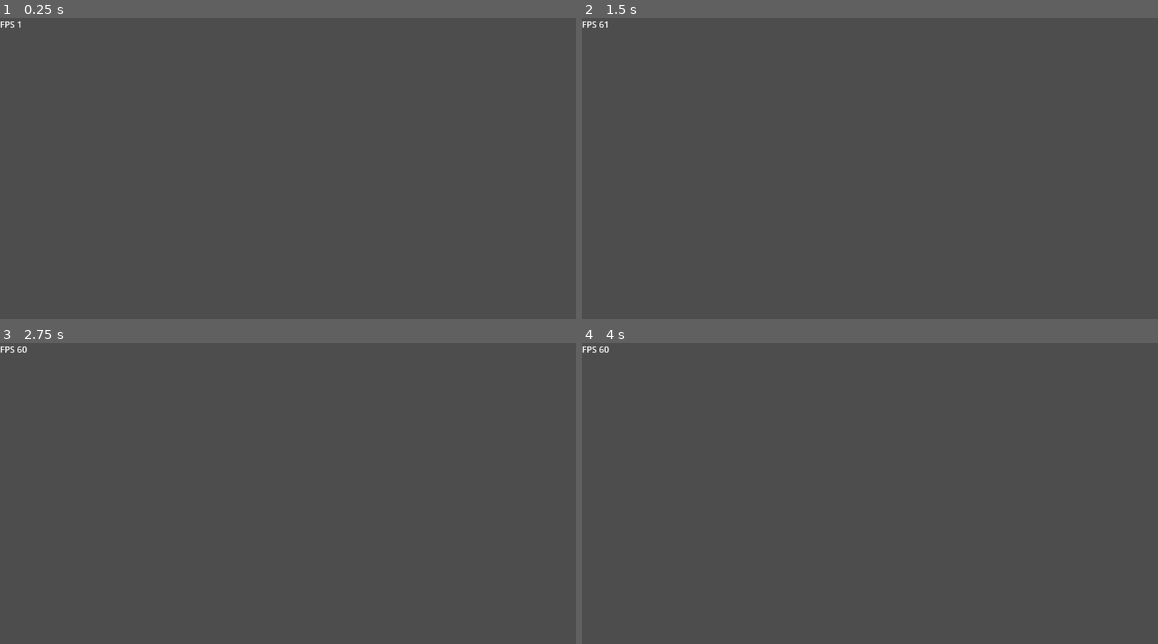
Above: before the commit, frames 1-4 (two rows, left to right).
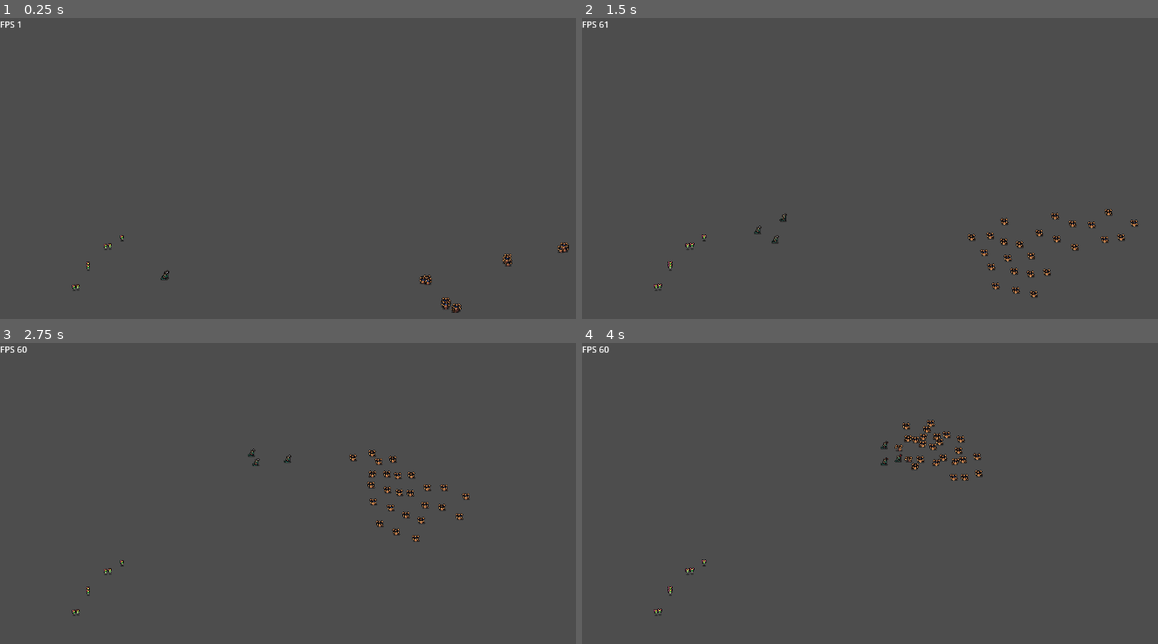
Above: after the commit, the same moments.

Repository: Snayff/nqp3
Game: Godot game, scene res://scenes/stages/combat/stage_combat.tscn
The game is run twice, just before and just after one commit, with the same random seed, the same clock (stepped at 60 frames per second) and the same inputs.
Inputs:
- Up to frame 1 (0.25 s): no input
- Up to frame 2 (1.5 s): tap Enter at 0.5 s; hold D (move_right) 0.53-1.28 s; hold S (move_down) from 1.28 s (still down)
- Up to frame 3 (2.75 s): release S (move_down) at 2.03 s; hold D (move_right) from 2.03 s (still down)
- Up to frame 4 (4 s): release D (move_right) at 2.78 s; hold W (move_up) 2.78-3.53 s; hold A (move_left) from 3.53 s (still down)

The runs differ from the first frame. In frame 1, 0.4% of the frame differs, in the area x 12-99%, y 72-98%; in frame 2, 0.8%, in the area x 12-97%, y 63-93%; in frame 3, 0.8%; in frame 4, 0.8%.
Error before the commit: Parse Error: Too few arguments for "add_state()" call. Expected at least 2 but received 1. (res://scripts/components/state_machine.gd:22)

Commit message:
fix error messages on editor

Diff:
--- a/scenes/entities/actor/actor.gd
+++ b/scenes/entities/actor/actor.gd
@@ -48,7 +48,7 @@
 ## active status effects
 var status_effects : ActorStatusEffects
 ## state machine that controls current state
-var state : StateMachine
+var state_machine : StateMachine
 
 ######### FUNCTIONAL ATTRIBUTES ###############
 
--- a/scripts/components/state_machine.gd
+++ b/scripts/components/state_machine.gd
@@ -6,26 +6,25 @@
 var uid : int
 var current_state : BaseState:  ## can return null if no current state
 	get:
-		if _current_state_name:
-			if _current_state_name in _states:
-				return _states[_current_state_name]
+		if _current_state_name in _states:
+			return _states[_current_state_name]
 		return null
 	set(_value):
-		print("Tried to set current state manually. Not allowed.")
-var _current_state_name : Constants.ActorState
+		push_error("Tried to set current state manually. Not allowed.")
+var _current_state_name := Constants.ActorState.IDLING
 var _states : Dictionary = {}   ## {Constants.ActorState, BaseState}
 
-func _init(states: Array[Constants.ActorState]) -> void:
+
+func _init(actor: Actor, states: Array[Constants.ActorState]) -> void:
 	uid = Utility.generate_id()
 
 	for state_name in states:
-		var _state = Factory.add_state(state_name)
+		var _state = Factory.add_state(actor, state_name)
 		add_child(_state)
 		_states[state_name] = _state
 
-		# if we dont have a current state, use this one
-		if not _current_state_name:
-			_current_state_name = state_name
+	if not _current_state_name in states:
+		_current_state_name = states[0]
 
 func change_state(state_name: Constants.ActorState) -> void:
 	if state_name in _states:
--- a/scripts/globals/factory.gd
+++ b/scripts/globals/factory.gd
@@ -65,9 +65,9 @@
 	instance.status_effects.set_name("StatusEffects")
 	instance.add_child(instance.status_effects)
 
-	instance.state = _create_actor_state_machine()
-	instance.state.set_name("StateMachine")
-	instance.add_child(instance.state)
+	instance.state_machine = _create_actor_state_machine(instance)
+	instance.state_machine.set_name("StateMachine")
+	instance.add_child(instance.state_machine)
 
 	instance = _add_actor_actions(instance, unit_data)
 
@@ -217,7 +217,7 @@
 	return cast_timer
 
 
-func _create_actor_state_machine() -> StateMachine:
+func _create_actor_state_machine(actor: Actor) -> StateMachine:
 	var states : Array[Constants.ActorState] = [
 		Constants.ActorState.IDLING,
 		Constants.ActorState.CASTING,
@@ -226,7 +226,7 @@
 		Constants.ActorState.DEAD,
 	]
 
-	var state_machine : StateMachine = StateMachine.new(states)
+	var state_machine : StateMachine = StateMachine.new(actor, states)
 
 	return state_machine
 
@@ -362,7 +362,9 @@
 func add_state(creator: Actor, state: Constants.ActorState) -> BaseState:
 	# assumes constant name matches state scripts name
 	var state_name : String = Constants.ActorState.keys()[state]
-	var path : String = Constants.PATH_STATES + "actor/" + state_name + ".gd"
+	var path : String = Constants.PATH_STATES\
+			.path_join("actor")\
+			.path_join("%s.gd"%[state_name.to_lower()])
 	var state_: BaseState = load(path).new(creator)
 	state_.set_name(state_name.to_pascal_case())
 	return state_
